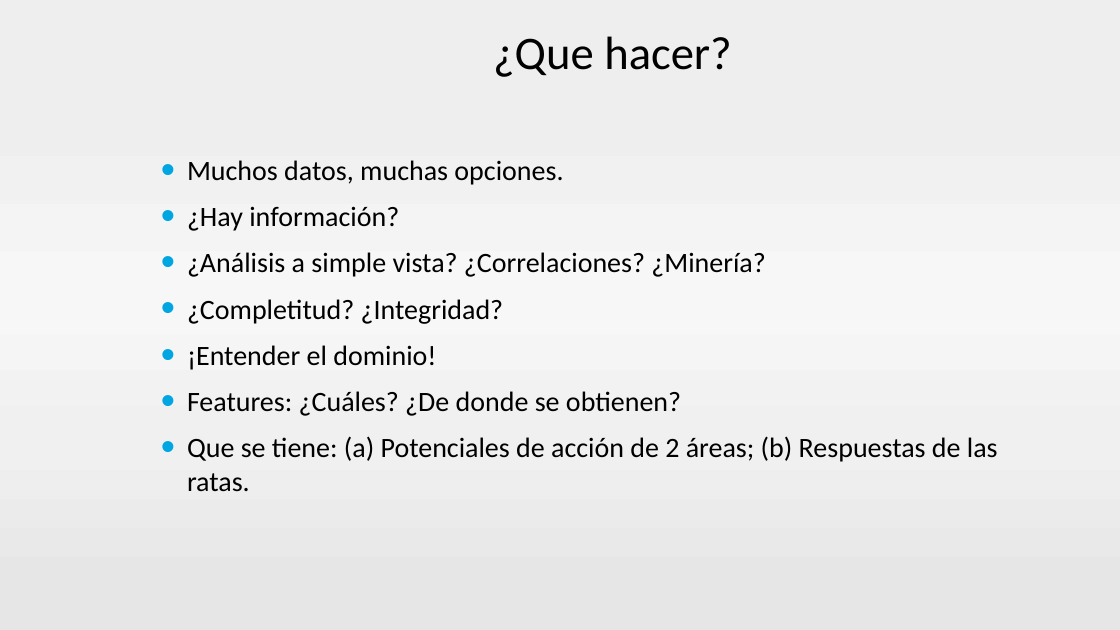
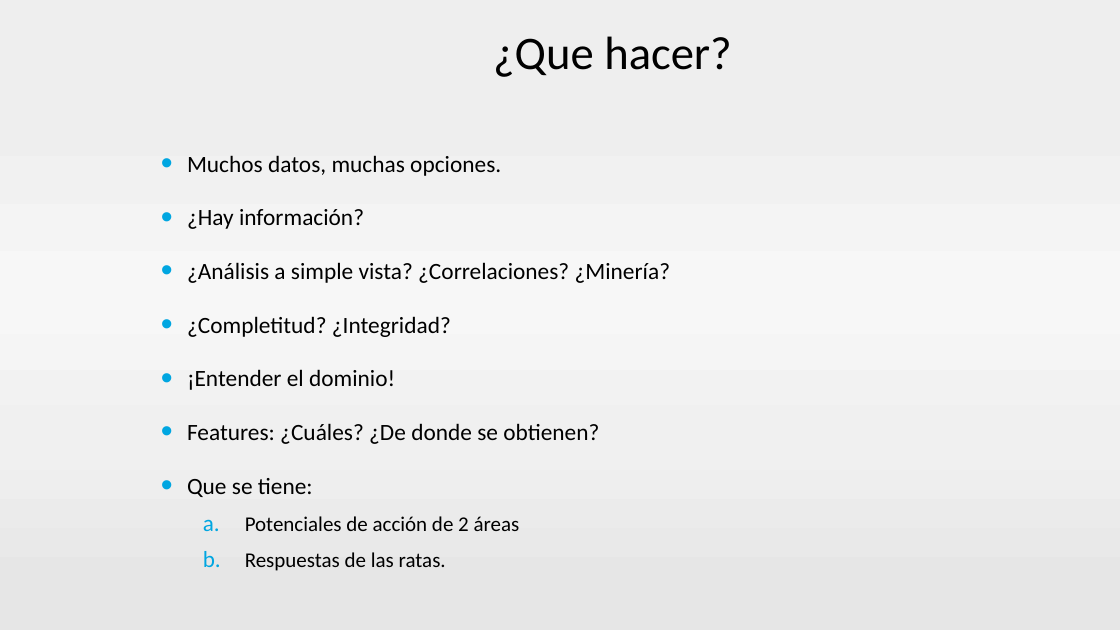
Before and after one commit to neozero86/tesis-megea, a slide deck: slide 7 of Presentacion/PresentacionTesis v2.pptx. Drawn at 1120x630 pixels with LibreOffice and Linux fonts; fonts in the diff are those of the drawing; background and template pictures are left out. Boxes give left, top, right and bottom in pixels: in the first picture for what was removed or moved away, otherwise in the second. Text is boxed around its words. In the diff, an @@ line names an element or a change of style, - is before the commit and + after.

```diff
--- a/Presentacion/PresentacionTesis v2.pptx
+++ b/Presentacion/PresentacionTesis v2.pptx
@@ text at (187, 155, 671, 444): size 24 to 20 pt in "Muchos datos, muchas opciones.", "¿Hay información?", "¿Análisis a simple vista? ¿Correlaciones? ¿Minería?", "¿Completitud? ¿Integridad?" and 2 more places; line spacing 1 to 1.5 @@
@@ text at (187, 478, 520, 571): text changed; size 24 to 18 pt @@
-• Que se tiene: (a) Potenciales de acción de 2 áreas; (b) Respuestas de las ratas.
+• Que se tiene:
+  a. Potenciales de acción de 2 áreas
+  b. Respuestas de las ratas.
```
Also in this commit, not shown: 20 other slides changed.
